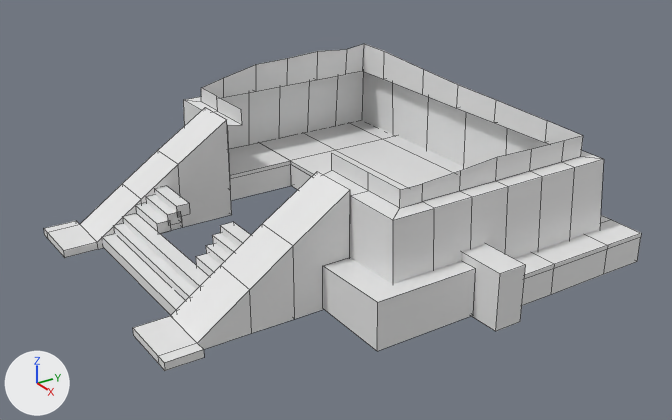
The Blender file blender_files/E1/Piramide Uno.blend, before and after one commit.
Camera for both pictures: a 50 mm camera at (11.17, -8.32, 6.51) aimed at (0.33, -1.08, 0.69). Every picture has the same lights, and +X, +Y and +Z are marked at lower left. Mesh edges are drawn as thin lines.

The scene before the commit, as lines of its bpy script (objects in view):
```python
me_cube_001 = bpy.data.meshes.new('Cube.001')
me_cube_001.from_pydata(...)  # 128 vertices, 104 faces; spans x -6.93..6.04, y -13.81..-5.77, z -0.74..3.97
me_cube_002 = bpy.data.meshes.new('Cube.002')
me_cube_002.from_pydata(...)  # 162 vertices, 130 faces; spans x -4.83..9.83, y -6.96..2.12, z -1.95..2.19
ob_cube = bpy.data.objects.new('Cube', me_cube_001)
ob_cube.location = (0.03, 0.07, 0.41)
ob_cube.scale = (0.351, 0.351, 0.351)
ob_cube_001 = bpy.data.objects.new('Cube.001', me_cube_002)
ob_cube_001.location = (-1.41, 1.2, 1.13)
ob_cube_001.scale = (0.515, 0.515, 0.515)
```
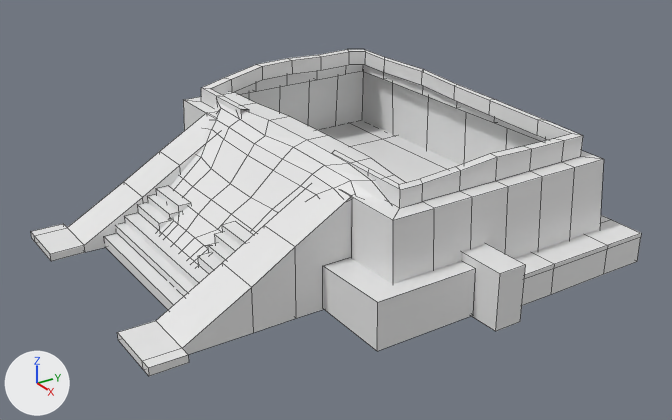
Boxes [x1, y1, x2, y2] around the edits, measured in the pictures (672 x 420 px; the box of a moved part takes in the faces that stretch with it):
'Cube.001', reshaped: before [183, 44, 641, 351]; after [158, 49, 641, 351]
'Cube', reshaped, moved: before [44, 107, 350, 371]; after [31, 113, 352, 376]
part 1 of me_cube_002, added: after [158, 91, 405, 266]
part 2 of me_cube_002, built on: before [287, 44, 424, 95]; after [202, 49, 583, 190]
part 3 of me_cube_001, moved or reshaped: before [44, 221, 98, 258]; after [31, 224, 85, 261]
part 4 of me_cube_001, moved or reshaped: before [133, 316, 204, 371]; after [117, 321, 189, 376]

Diff of the bpy script that builds the scene:
```diff
--- a/blender_files/E1/Piramide Uno.blend.py
+++ b/blender_files/E1/Piramide Uno.blend.py
@@ me_cube_002 @@
 # used by ob_cube_001; location = (-1.41, 1.2, 1.13); scale = (0.515, 0.515, 0.515)
-me_cube_002.from_pydata(...)  # 162 vertices, 130 faces; spans x -4.83..9.83, y -6.96..2.12, z -1.95..2.19
+me_cube_002.from_pydata(...)  # 288 vertices, 237 faces; spans x -4.83..9.83, y -9.36..2.12, z -1.95..2.12
+# me_cube_002 part 1: a new loose piece of 80 vertices spanning x -2.67..7.74, y -9.36..-4.85, z -1.13..1.64
+# me_cube_002 part 2
+# 3 vertices move from x -2.69..-1.48, y -1.14..0.86, z 2.16..2.19 to x -2.69..-1.48, y -1.14..0.86, z 1.95..2.06
+# 25 vertices are added at x -2.42..7.55, y -5.52..0.7, z 1.15..1.82
+# 21 new vertices lie (0.0, 0.0, 0.47) away from vertices in x -2.42..7.55, y -5.52..0.7, z 1.15..1.63
+# 44 new faces join them
@@ me_cube_001 @@
 me_cube_001.from_pydata(...)  # 128 vertices, 104 faces; spans x -6.93..6.04, y -13.81..-5.77, z -0.74..3.97
 # used by ob_cube; location = (0.03, 0.07, 0.41); scale = (0.351, 0.351, 0.351)
+# me_cube_001 part 3: all 12 vertices in x -6.93..-4.24, y -13.81..-12.31, z -0.73..-0.39 are moved by (0.0, -0.67, 0.0)
+# me_cube_001 part 4: all 12 vertices in x 3.29..6.04, y -13.81..-12.31, z -0.73..-0.39 are moved by (0.0, -0.67, 0.0)
@@ ob_cube @@
 ob_cube = bpy.data.objects.new('Cube', me_cube_001)
-ob_cube.location = (0.03, 0.07, 0.41)
+ob_cube.location = (0.03, 0.1, 0.41)
 ob_cube.scale = (0.351, 0.351, 0.351)
```
